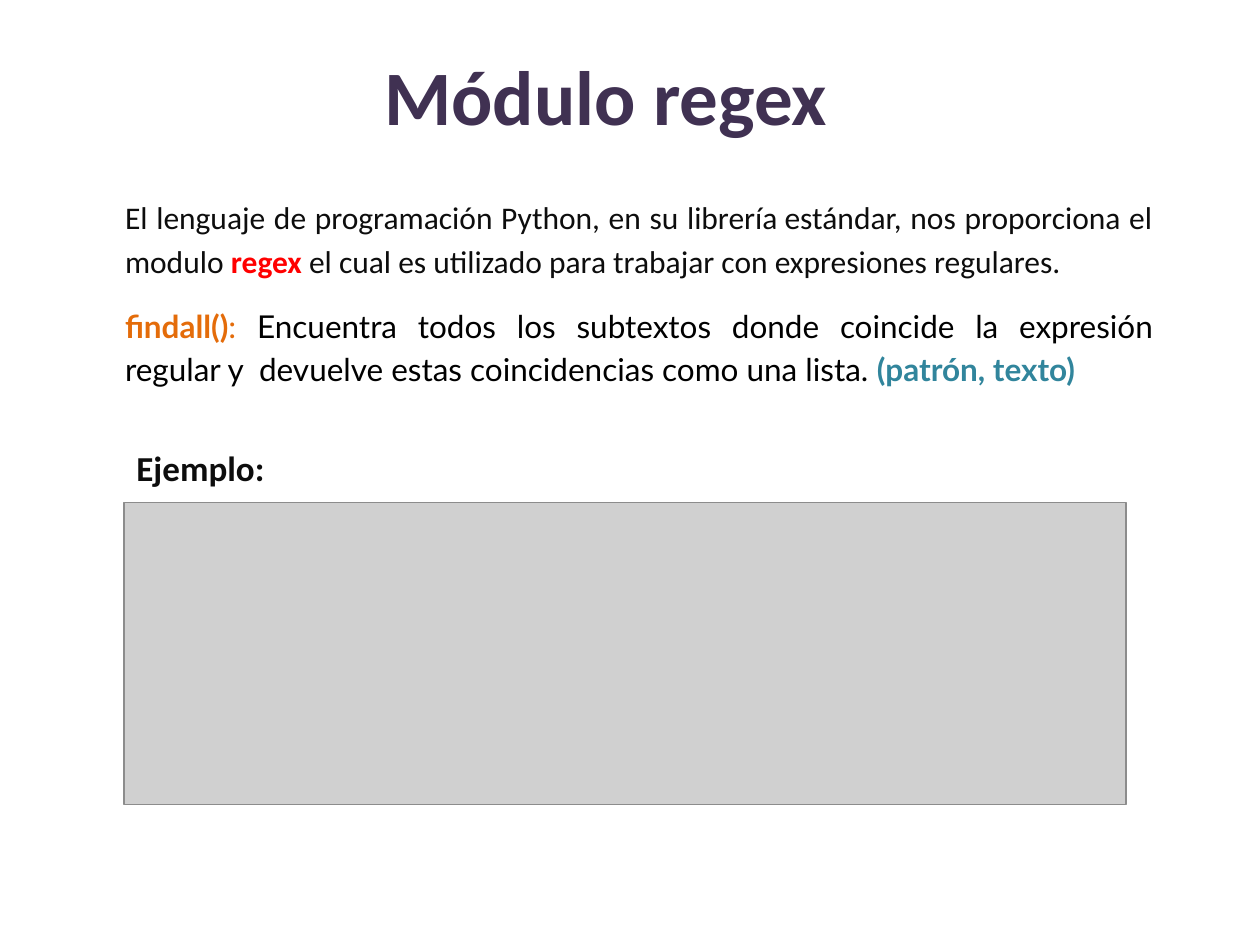
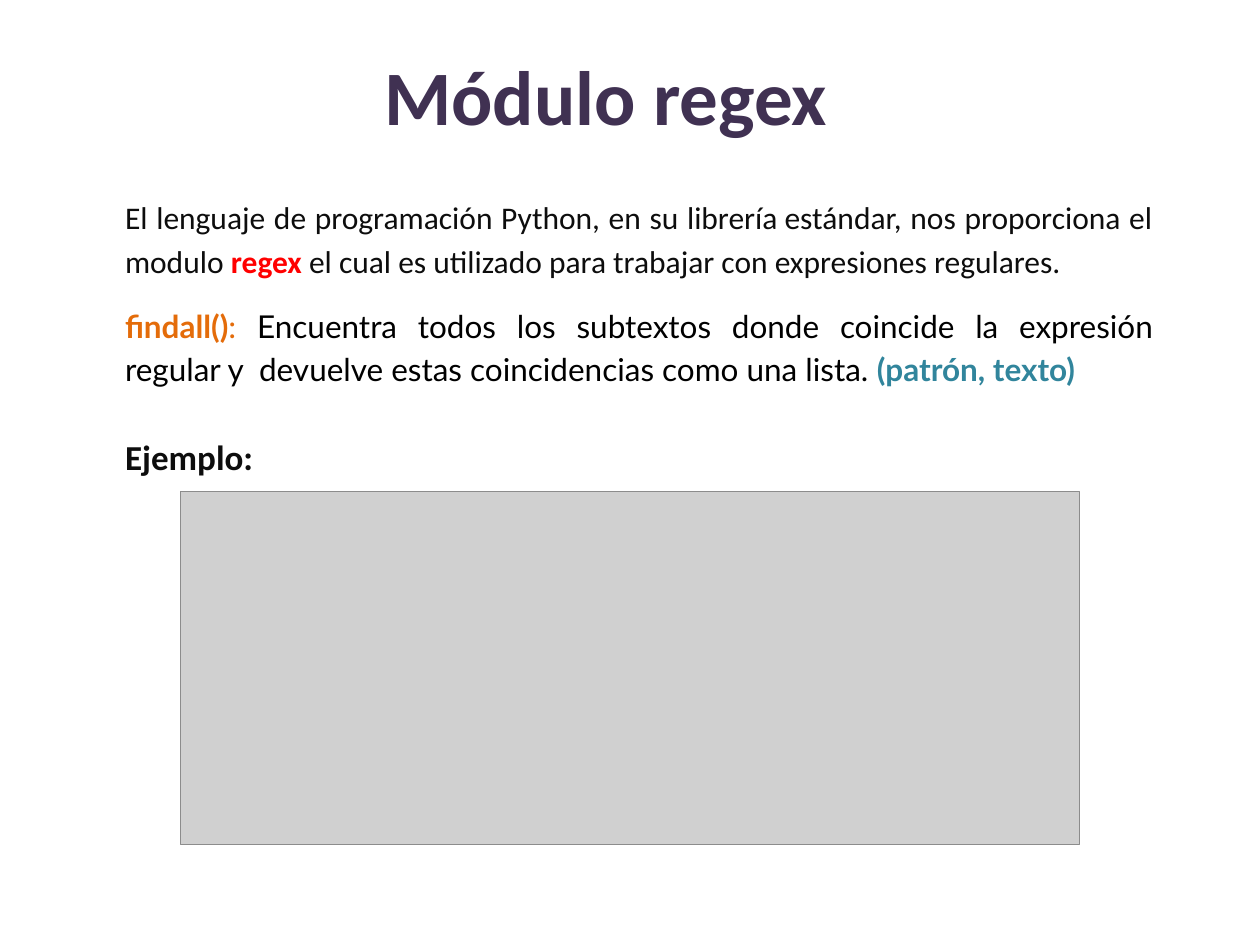
Before and after one commit to lizetheP/Analitica, a slide deck: slide 8 of CalendarioAgo24/presentaciones/18_Expresiones_regulares.pptx. Drawn at 1260x945 pixels with LibreOffice and Linux fonts; fonts in the diff are those of the drawing; grey boxes stand for pictures. Boxes give left, top, right and bottom in pixels: in the first picture for what was removed or moved away, otherwise in the second. Text is boxed around its words. In the diff, an @@ line names an element or a change of style, - is before the commit and + after.

```diff
--- a/CalendarioAgo24/presentaciones/18_Expresiones_regulares.pptx
+++ b/CalendarioAgo24/presentaciones/18_Expresiones_regulares.pptx
@@ text "Ejemplo:": place and size @@
-text "Ejemplo:" at <box>136,456,264,487</box>
+text "Ejemplo:" at <box>125,445,253,476</box>
@@ picture: place and size @@
-picture at <box>123,503,1125,805</box>
+picture at <box>180,491,1079,844</box>
```
Also in this commit, not shown: 9 other slides changed, 1 slide added, 13 other files.
